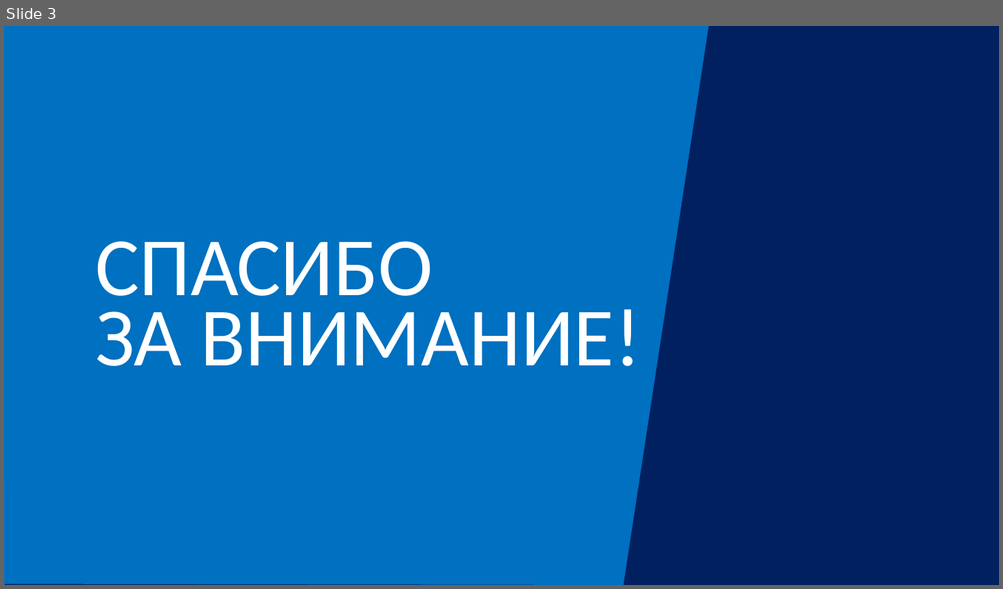
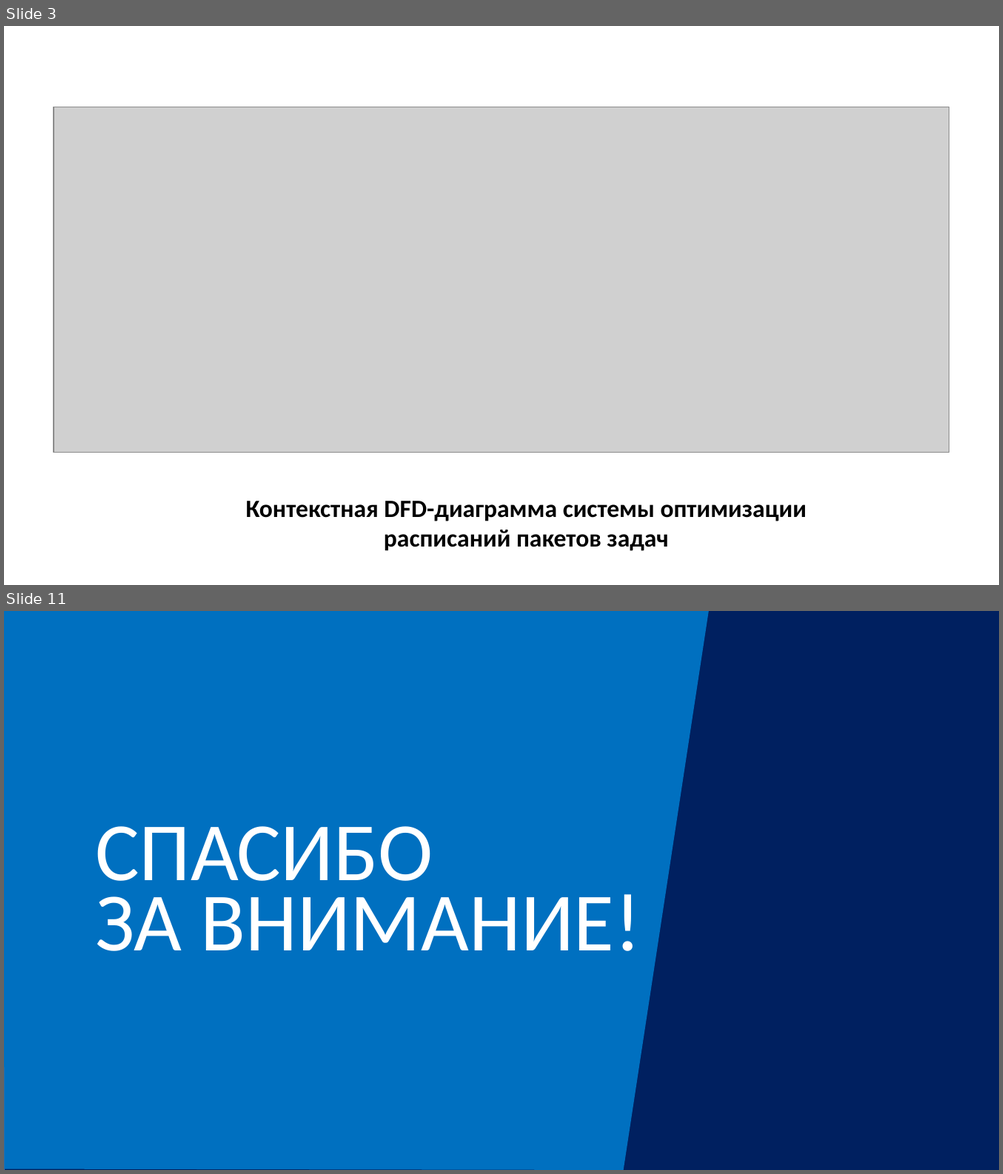
Before and after one commit to kostasmov/SevSU, a slide deck: 8 семестр/ПпЦП/Итоговая презентация.pptx. Shown one above the other, each under a label of ours: slide 3 before the commit, slides 3 and 11 after it; the slides between them are not shown. The pictures are 1003x589 and 1003x1174 pixels, drawn with LibreOffice and Linux fonts; fonts in the diff are those of the drawing; grey boxes stand for pictures. Boxes give left, top, right and bottom in pixels: in the first picture for what was removed or moved away, otherwise in the second. Text is boxed around its words. In the diff, an @@ line names an element or a change of style, - is before the commit and + after.

```diff
--- a/8 семестр/ПпЦП/Итоговая презентация.pptx
+++ b/8 семестр/ПпЦП/Итоговая презентация.pptx
@@ slide 3 added at [4, 26, 999, 585], background #FFFFFF @@
@@ picture added at [54, 107, 949, 453] @@
@@ text added at [246, 501, 807, 551], 18 pt, text #000000, bold @@
+Контекстная DFD-диаграмма системы оптимизации расписаний пакетов задач
@@ what was slide 3 is now slide 11 @@
```
Also in this commit, not shown: 1 slide changed, 8 other slides added, 1 slide removed, 31 other files.
